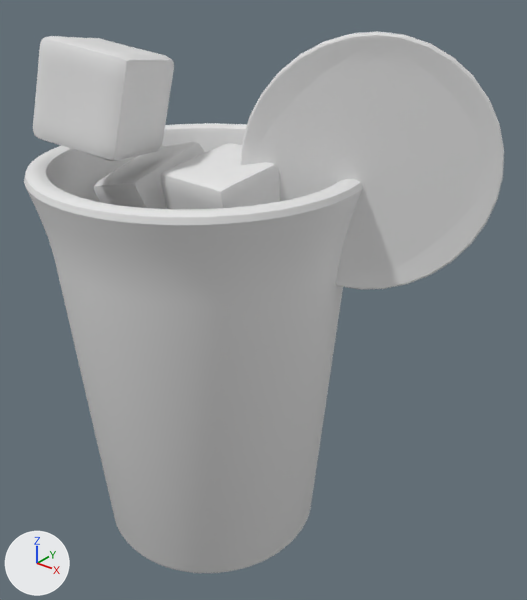
What one commit did to the OBJ model public/assets/drink-baked/blog0066.obj.
Rendered twice from a camera (50 mm lens) standing at (4.23, -4.43, 5.34) and looking at (0.56, 0.16, 2.49). Arrows for +X, +Y and +Z are at lower left; the lights stay in place. The picture after the commit comes second. Where no turn or scale is listed for an object, it has been applied to the vertices.

Script lines for the objects in view, before the commit:
```python
me_circle_001 = bpy.data.meshes.new('Circle.001')
me_circle_001.from_pydata(...)  # 834 vertices, 832 faces; spans x 0.5..2.3, y -0.15..0.97, z 2.77..4.78
me_cube = bpy.data.meshes.new('Cube')
me_cube.from_pydata(...)  # 386 vertices, 384 faces; spans x -0.64..0.637, y -0.629..0.619, z 1.786..2.888
me_cube_001 = bpy.data.meshes.new('Cube.001')
me_cube_001.from_pydata(...)  # 386 vertices, 384 faces; spans x -0.984..0.03, y -0.524..0.515, z 2.687..3.782
me_cube_002 = bpy.data.meshes.new('Cube.002')
me_cube_002.from_pydata(...)  # 386 vertices, 384 faces; spans x -0.031..0.883, y -0.573..0.402, z 2.925..3.844
me_cube_003 = bpy.data.meshes.new('Cube.003')
me_cube_003.from_pydata(...)  # 386 vertices, 384 faces; spans x -1.079..-0.044, y -1.026..0.023, z 3.742..4.717
me_cylinder = bpy.data.meshes.new('Cylinder')
me_cylinder.from_pydata(...)  # 960 vertices, 898 faces; spans x -1.44..1.44, y -1.44..1.44, z 0.0..3.71
me_plane = bpy.data.meshes.new('Plane')
me_plane.from_pydata(...)  # 248 vertices, 70 faces; spans x -1.31..1.31, y -1.3..1.3, z 3.01..3.15
ob_circle_001 = bpy.data.objects.new('Circle.001', me_circle_001)
ob_circle_001.location = (0.0, 0.0, 0.0)
ob_cube = bpy.data.objects.new('Cube', me_cube)
ob_cube.location = (0.0, 0.0, 0.0)
ob_cube_001 = bpy.data.objects.new('Cube.001', me_cube_001)
ob_cube_001.location = (0.0, 0.0, 0.0)
ob_cube_002 = bpy.data.objects.new('Cube.002', me_cube_002)
ob_cube_002.location = (0.0, 0.0, 0.0)
ob_cube_003 = bpy.data.objects.new('Cube.003', me_cube_003)
ob_cube_003.location = (0.0, 0.0, 0.0)
ob_cylinder = bpy.data.objects.new('Cylinder', me_cylinder)
ob_cylinder.location = (0.0, 0.0, 0.0)
ob_plane = bpy.data.objects.new('Plane', me_plane)
ob_plane.location = (0.0, 0.0, 0.0)
```
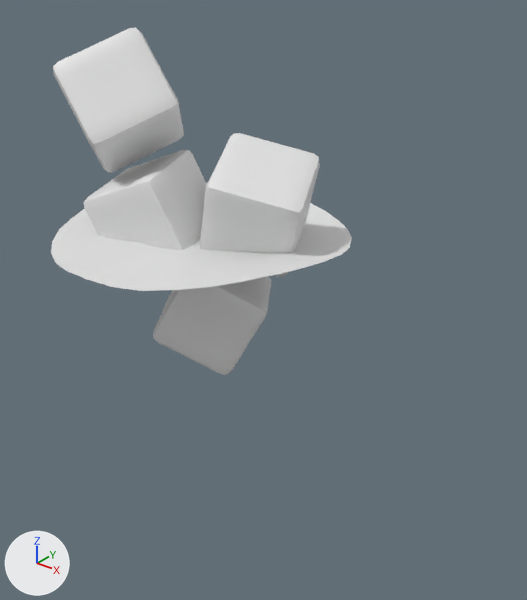
Pixel boxes (x1, y1, x2, y2) of what changed, in the pictures (527 x 600 px; the box of a moved part takes in the faces that stretch with it):
'Cylinder', deleted: before (24, 123, 363, 573)
'Circle.001', deleted: before (240, 31, 504, 289)
'Cube.003', reshaped (7% narrower, 17% taller): before (33, 36, 174, 161); after (53, 27, 184, 173)
'Cube.002', reshaped: before (160, 143, 280, 209); after (200, 133, 320, 277)
'Cube.001', reshaped: before (94, 142, 205, 209); after (83, 150, 207, 250)
part 1 of me_cube, moved or reshaped (not visible before): after (153, 276, 272, 375)
part 5 of me_plane, moved or reshaped (not visible before): after (51, 203, 352, 291)

What the commit changed:
me_cube is used by ob_cube; location (0.0, 0.0, 0.0).
me_cube had 386 vertices, 384 faces and spanned x -0.64..0.637, y -0.629..0.619, z 1.786..2.888.
me_cube now has 386 vertices, 384 faces and spans x -0.562..0.685, y -0.549..0.637, z 1.786..2.829.
me_cube part 1: the whole mesh is multiplied about its middle by the matrix ((-0.942, -0.312, 0.128), (0.015, 0.34, 0.94), (-0.336, 0.887, -0.316)), then moved by (0.063, 0.049, -0.029).
me_cube_001 is used by ob_cube_001; location (0.0, 0.0, 0.0).
me_cube_001 had 386 vertices, 384 faces and spanned x -0.984..0.03, y -0.524..0.515, z 2.687..3.782.
me_cube_001 now has 386 vertices, 384 faces and spans x -1.007..0.117, y -0.667..0.384, z 2.636..3.696.
me_cube_001 part 2: the whole mesh is multiplied about its middle by the matrix ((0.923, -0.352, -0.153), (0.373, 0.917, 0.139), (0.092, -0.186, 0.978)), then moved by (0.032, -0.137, -0.069).
me_cube_002 is used by ob_cube_002; location (0.0, 0.0, 0.0).
me_cube_002 had 386 vertices, 384 faces and spanned x -0.031..0.883, y -0.573..0.402, z 2.925..3.844.
me_cube_002 now has 386 vertices, 384 faces and spans x -0.092..1.084, y -0.395..0.757, z 2.803..3.911.
me_cube_002 part 3: the whole mesh is multiplied about its middle by the matrix ((0.224, -0.945, 0.237), (-0.237, -0.288, -0.928), (0.945, 0.152, -0.289)), then moved by (0.07, 0.266, -0.027).
me_cube_003 is used by ob_cube_003; location (0.0, 0.0, 0.0).
me_cube_003 had 386 vertices, 384 faces and spanned x -1.079..-0.044, y -1.026..0.023, z 3.742..4.717.
me_cube_003 now has 386 vertices, 384 faces and spans x -1.364..-0.088, y -0.746..0.371, z 3.497..4.734.
me_cube_003 part 4: the whole mesh is multiplied about its middle by the matrix ((0.565, -0.494, -0.661), (0.557, 0.819, -0.136), (0.609, -0.291, 0.738)), then moved by (-0.165, 0.314, -0.115).
me_plane is used by ob_plane; location (0.0, 0.0, 0.0).
me_plane had 248 vertices, 70 faces and spanned x -1.31..1.31, y -1.3..1.3, z 3.01..3.15.
me_plane now has 214 vertices, 157 faces and spans x -1.31..1.31, y -1.31..1.31, z 3.01..3.15.
me_plane part 5: 4 vertices moved within x -0.5..0.5, y -1.21..1.21, z 3.04..3.07; 196 vertices removed from x -1.31..1.31, y -1.3..1.3, z 3.01..3.15; 162 vertices added at x -1.29..1.29, y -1.31..1.31, z 3.01..3.15.
Object 'Circle.001' (ob_circle_001) is deleted.
Object 'Cylinder' (ob_cylinder) is deleted.
